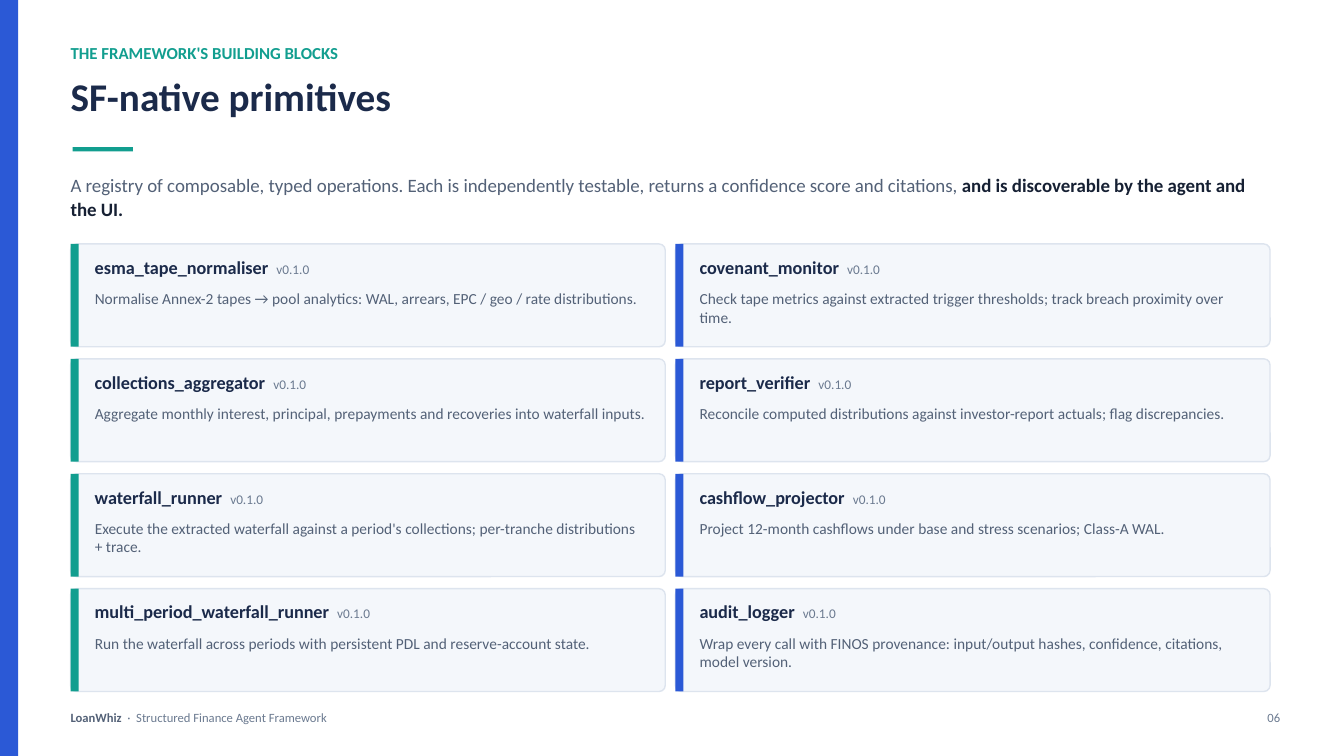
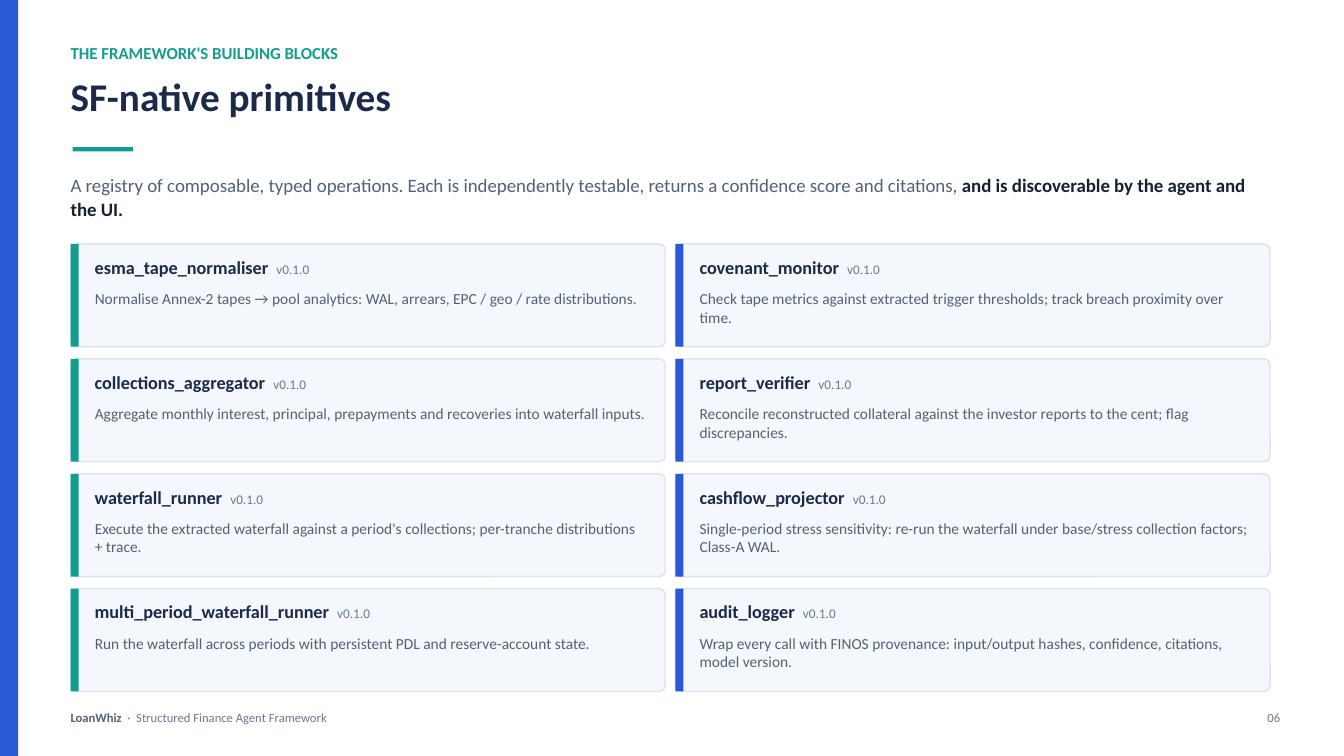
Before and after one commit to waafirio/loanwhiz, a slide deck: slide 6 of presentation/LoanWhiz-Presentation.pptx. Drawn at 1344x756 pixels with LibreOffice and Linux fonts; fonts in the diff are those of the drawing. Boxes give left, top, right and bottom in pixels: in the first picture for what was removed or moved away, otherwise in the second. Text is boxed around its words. In the diff, an @@ line names an element or a change of style, - is before the commit and + after.

Commit message:
docs(honesty): align docs/deck claims with shipped behaviour (D6, #200)
- governance/model-card: replace the fictional 40/30/30 compute_confidence
  formula with the real coverage-derived confidence (completeness ratio +
  per-waterfall recipient coverage) and the agent evidence pack's
  min(per-tool confidence) / derived finos_compliant
- model-card: correct extraction results to 3 triggers / 0 definitions
- README/quickstart: primitive reachability (live vs library-only); scope
  'data-agnostic' to data-driven + validated on Green Lion 2026-1, multi-deal
  validation underway (#206); reframe /project as a single-period stress
  sensitivity, not a 12-month projection; drop stale 'in progress' hedges
- data-card/README: frame the 27-month tapes as synthetic re-sampled
  snapshots (loan IDs don't persist), not a longitudinal panel
- data-card/quickstart/deck: state the reconciliation split precisely
  (collateral reconciled to reports to the cent; liabilities reconstructed
  from the prospectus + invariant-validated)
- regenerate LoanWhiz-Presentation.pptx

```diff
--- a/presentation/LoanWhiz-Presentation.pptx
+++ b/presentation/LoanWhiz-Presentation.pptx
@@ text at <box>700,408,1189,441</box>: text changed @@
-Reconcile computed distributions against investor-report actuals; flag discrepancies.
+Reconcile reconstructed collateral against the investor reports to the cent; flag discrepancies.
@@ text at <box>700,523,1248,552</box>: text changed @@
-Project 12-month cashflows under base and stress scenarios; Class-A WAL.
+Single-period stress sensitivity: re-run the waterfall under base/stress collection factors; Class-A WAL.
```
Also in this commit, not shown: 4 other slides changed, 6 other files.
